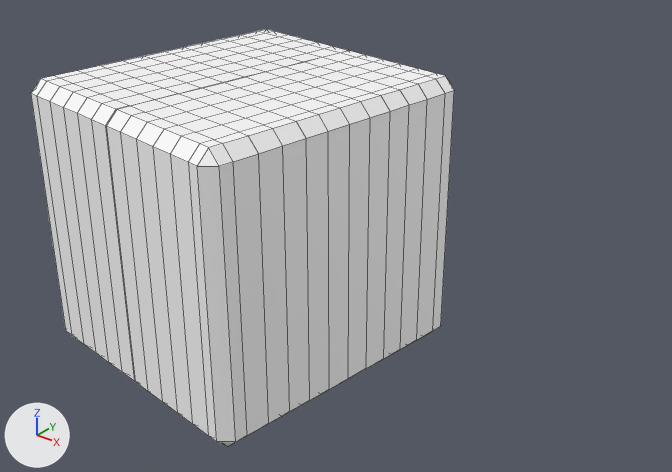
One commit to the FBX model Assets/Art/3D/Items/Mold.fbx: the scene before it, then after it.
Camera for both pictures: a 50 mm camera at (0.1496, -0.1654, 0.1407) aimed at (0.0088, 0.0106, 0.0316). Every picture has the same lights, and +X, +Y and +Z are marked at lower left. The first picture is the older version. Mesh edges are drawn as thin lines.

Objects in the first picture: 'Mug_Mold_Left', 'Mug_Mold_Right'.
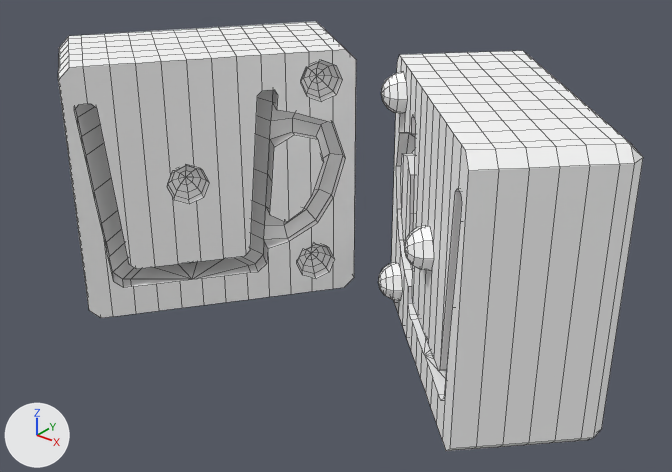
Changed parts and their boxes (x1, y1, x2, y2) in the pictures (672 x 472 px):
'Mug_Mold_Left', moved, turned
    before: (106, 50, 454, 447)
    after: (378, 51, 643, 451)
'Mug_Mold_Right', turned
    before: (31, 29, 348, 381)
    after: (58, 21, 356, 318)

The change, as a diff of the scene's bpy script:
```diff
--- a/Assets/Art/3D/Items/Mold.fbx.py
+++ b/Assets/Art/3D/Items/Mold.fbx.py
@@ ob_mug_mold_right @@
 ob_mug_mold_right.location = (-0.812, 0.0, -1.658)
-ob_mug_mold_right.rotation_euler = (0.0, 0.524, 0.0)  # degrees (0, 30, 0)
@@ ob_mug_mold_left @@
 ob_mug_mold_left.parent = ob_mug_mold
-ob_mug_mold_left.location = (-0.812, 0.0, -1.658)
-ob_mug_mold_left.rotation_euler = (0.0, -0.916, 0.0)  # degrees (0, -52, 0)
+ob_mug_mold_left.location = (0.278, 0.0, -2.08)
```
